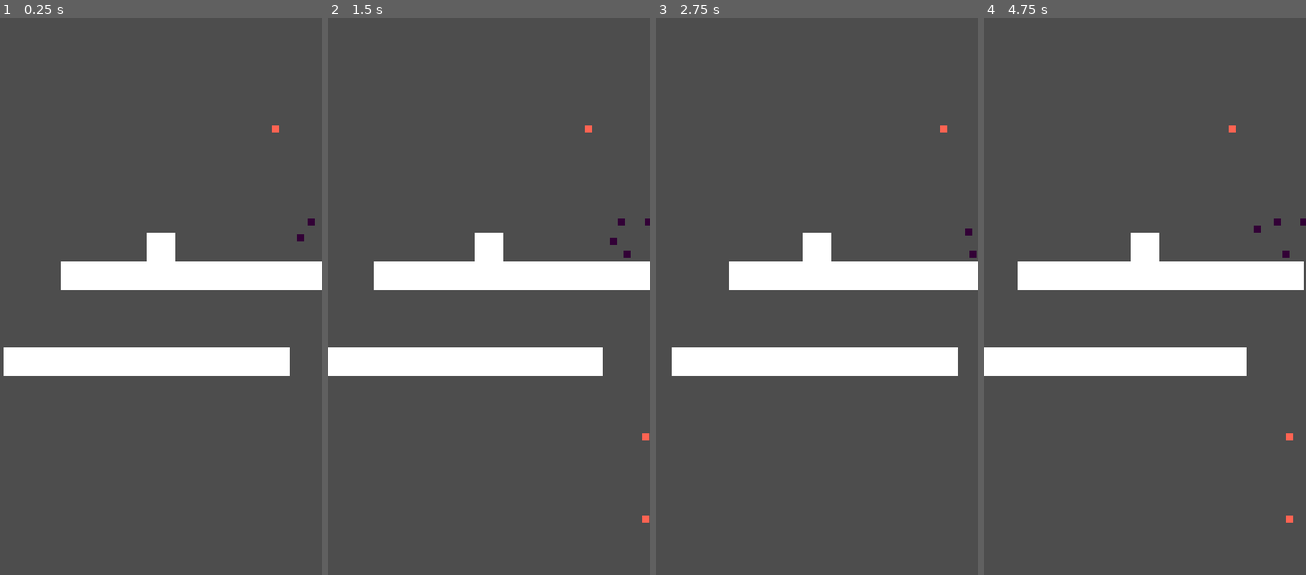
Above: before the commit, frames 1-4 (left to right).
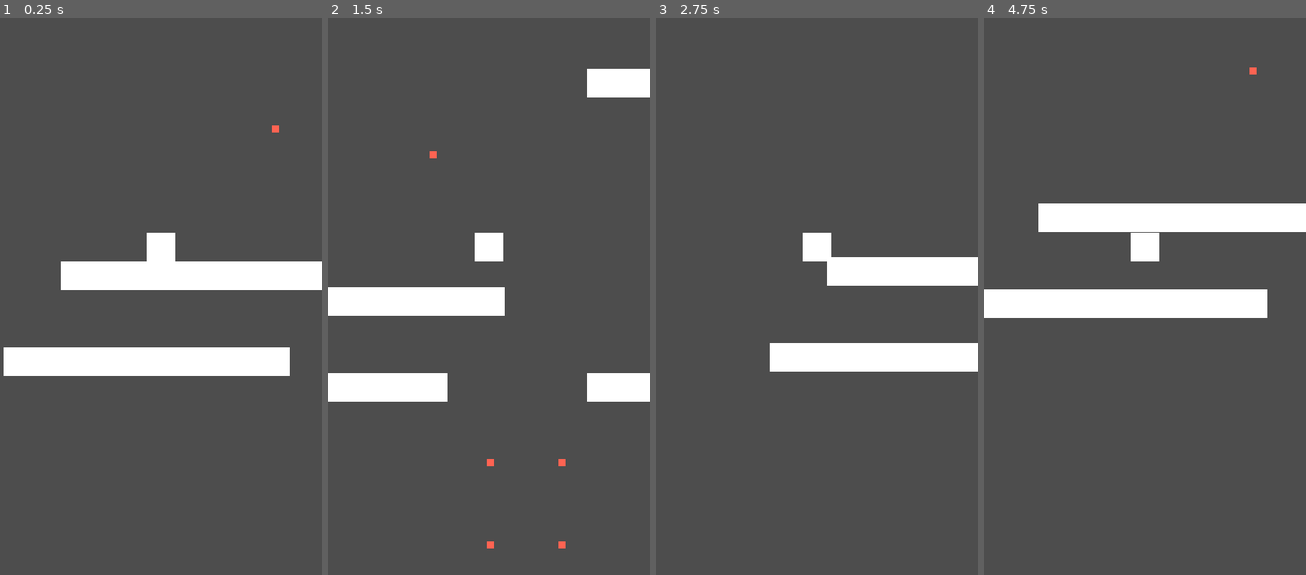
Above: after the commit, the same moments.

Repository: TylerPelaez/Sprouts
Game: Godot game, scene res://Levels/TylerTest.tscn
The game is run twice, just before and just after one commit, with the same random seed, the same clock (stepped at 60 frames per second) and the same inputs. This scene is started directly instead of the project's main scene.
Inputs:
- Up to frame 1 (0.25 s): no input
- Up to frame 2 (1.5 s): hold E (Hit Switch) 0.53-1.28 s; hold D (Right) from 0.53 s (still down); tap Space (Jump) at 0.77 s; tap E (Hit Switch) at 1.35 s
- Up to frame 3 (2.75 s): tap Space (Jump) at 1.52 s; release D (Right) at 2.03 s; hold A (Left) from 2.03 s (still down); hold E (Hit Switch) from 2.03 s (still down)
- Up to frame 4 (4.75 s): release A (Left) at 2.78 s; release E (Hit Switch) at 2.78 s; hold D (Right) 2.78-4.28 s; tap E (Hit Switch) at 2.85, 4.35 s; tap Space (Jump) at 3.02, 3.77, 4.52 s; hold E (Hit Switch) 3.53-4.28 s; hold A (Left) from 4.28 s (still down)

The runs differ from the first frame. In frame 1, less than 0.1% of the frame differs, in the area x 92-98%, y 35-41%; in frame 2, 15%; in frame 3, 5.1%; in frame 4, 18%, in the area x 0-100%, y 8-91%.

Commit message:
Add first pass dialog UI

Diff:
--- a/Dialog/ExampleDialog.json
+++ b/Dialog/ExampleDialog.json
@@ -4,7 +4,7 @@
 	},
 	{
 		"text": "I can even change my face",
-		"icon": "res://Art/White.png"
+		"icon": "res://Art/Test/TestChickpea2.png"
 	},
 	{
 		"text": "I am the best bean."
--- a/Levels/TylerTest.tscn
+++ b/Levels/TylerTest.tscn
@@ -9,15 +9,18 @@
 [ext_resource type="PackedScene" uid="uid://dwr0wpdjf27gt" path="res://Prefabs/Switch.tscn" id="5_n852e"]
 [ext_resource type="PackedScene" uid="uid://cg03aepviau41" path="res://Prefabs/LevelEnd.tscn" id="6_htsaq"]
 [ext_resource type="PackedScene" uid="uid://cr5myk64gyok3" path="res://Prefabs/InteractableCompanion.tscn" id="9_o51mv"]
-[ext_resource type="PackedScene" uid="uid://sm5n8ljv3sdn" path="res://Prefabs/BatTest.tscn" id="10_ylfpf"]
+[ext_resource type="Script" path="res://Scripts/UIController.gd" id="11_o3pxj"]
+[ext_resource type="Texture2D" uid="uid://cwa1mktwt6kv8" path="res://Art/Test/TestChickpea1.png" id="12_pcicj"]
+[ext_resource type="Theme" uid="uid://cy8uik3hm8t3u" path="res://UITheme.tres" id="12_qnqxo"]
 
 [sub_resource type="RectangleShape2D" id="RectangleShape2D_irls3"]
 size = Vector2(64, 64)
 
 [node name="TylerTest" type="Node2D"]
+process_mode = 1
 script = ExtResource("1_60dag")
 player_has_companion = false
-next_level = "res://Levels/Loki_test.tscn"
+next_level = "res://Levels/AirLevel1.tscn"
 
 [node name="Camera2D" type="Camera2D" parent="."]
 position = Vector2(96, 288)
@@ -169,8 +172,77 @@
 position = Vector2(736, 480)
 dialog_file_path = "res://Dialog/ExampleDialog.json"
 
-[node name="Node2D" parent="." instance=ExtResource("10_ylfpf")]
-position = Vector2(232, -72)
-num_bats = 20
+[node name="CanvasLayer" type="CanvasLayer" parent="."]
+process_mode = 3
+script = ExtResource("11_o3pxj")
+
+[node name="DialogContainer" type="Control" parent="CanvasLayer"]
+process_mode = 3
+visible = false
+layout_mode = 3
+anchors_preset = 15
+anchor_right = 1.0
+anchor_bottom = 1.0
+grow_horizontal = 2
+grow_vertical = 2
+theme = ExtResource("12_qnqxo")
+
+[node name="NinePatchRect" type="NinePatchRect" parent="CanvasLayer/DialogContainer"]
+layout_mode = 1
+anchors_preset = -1
+anchor_left = 0.2
+anchor_top = 0.45
+anchor_right = 0.8
+anchor_bottom = 0.8
+grow_horizontal = 2
+texture = ExtResource("2_qan4b")
+
+[node name="MarginContainer" type="MarginContainer" parent="CanvasLayer/DialogContainer/NinePatchRect"]
+layout_mode = 1
+anchors_preset = 15
+anchor_right = 1.0
+anchor_bottom = 1.0
+grow_horizontal = 2
+grow_vertical = 2
+theme_override_constants/margin_left = 15
+theme_override_constants/margin_top = 15
+theme_override_constants/margin_right = 15
+theme_override_constants/margin_bottom = 15
+
+[node name="TextureRect" type="TextureRect" parent="CanvasLayer/DialogContainer/NinePatchRect/MarginContainer"]
+layout_mode = 2
+size_flags_horizontal = 3
+size_flags_vertical = 3
+texture = ExtResource("12_pcicj")
+expand_mode = 4
+
+[node name="DialogTextRect" type="NinePatchRect" parent="CanvasLayer/DialogContainer"]
+layout_mode = 1
+anchors_preset = -1
+anchor_left = 0.1
+anchor_top = 0.85
+anchor_right = 0.9
+anchor_bottom = 0.95
+grow_horizontal = 2
+grow_vertical = 0
+texture = ExtResource("2_qan4b")
+
+[node name="MarginContainer" type="MarginContainer" parent="CanvasLayer/DialogContainer/DialogTextRect"]
+layout_mode = 1
+anchors_preset = 15
+anchor_right = 1.0
+anchor_bottom = 1.0
+grow_horizontal = 2
+grow_vertical = 2
+theme_override_constants/margin_left = 20
+theme_override_constants/margin_top = 10
+theme_override_constants/margin_right = 20
+theme_override_constants/margin_bottom = 10
+
+[node name="DialogText" type="RichTextLabel" parent="CanvasLayer/DialogContainer/DialogTextRect/MarginContainer"]
+layout_mode = 2
+bbcode_enabled = true
+text = "Testing My Text... What do you think?"
+fit_content = true
 
 [editable path="Environment/Ground/MovingPlatform"]
--- a/PathSpawner.gd
+++ /dev/null
@@ -1,19 +0,0 @@
-extends Path2D
-
-var timer = 0
-var spawnTime = 5
-var follower = preload("res://Prefabs/BatTest.tscn")
-@export var move_speed := 400.0
-var flySpeed = 40
-var child_node = get_child(0)
-
-
-func _physics_process(delta: float) -> void:
-	$Path2D/PathFollow2D.progress += move_speed * delta
-	timer = timer + delta
-	if (timer > spawnTime):
-		var newFollower = follower.get_instance_id()
-		add_child(newFollower)
-# Called every frame. 'delta' is the elapsed time since the previous frame.
-#func _process(delta):
-	#pass
--- a/Scripts/InteractableCompanion.gd
+++ b/Scripts/InteractableCompanion.gd
@@ -1,10 +1,12 @@
 extends Sprite2D
 class_name InteractableCompanion
 
-signal start_dialog(dialog_file_path: String)
+signal start_dialog(interactable: InteractableCompanion, dialog_file_path: String)
 
 @export_file var dialog_file_path
 var player_is_in: bool = false
+
+var complete = false
 
 func _on_area_2d_body_entered(body):
 	player_is_in = true
@@ -15,5 +17,5 @@
 func _input(event):
 	if dialog_file_path == null:
 		printerr("Null Dialog File!")
-	if event.is_action_pressed("Hit Switch") and player_is_in:
-		start_dialog.emit(dialog_file_path)
+	if event.is_action_pressed("Hit Switch") and player_is_in and !complete:
+		start_dialog.emit(self, dialog_file_path)
--- a/Scripts/LevelController.gd
+++ b/Scripts/LevelController.gd
@@ -12,6 +12,7 @@
 
 var player: Player
 var companion: Companion
+var ui_controller: UIController
 
 var gravity_direction: Vector2 = Vector2(0, 1)
 
@@ -45,6 +46,9 @@
 		child.switch_hit.connect(_on_switch_hit)
 	elif child is InteractableCompanion:
 		child.start_dialog.connect(_on_dialog_started)
+	elif child is UIController:
+		ui_controller = child
+		ui_controller.dialog_complete.connect(on_dialog_complete)
 
 	if child.get_child_count() > 0:
 		for grandchild in child.get_children():
@@ -72,11 +76,16 @@
 			player.on_gravity_switch(gravity_direction)
 
 
-func _on_dialog_started(dialog_file_path: String):
+func _on_dialog_started(caller: InteractableCompanion, dialog_file_path: String):
 	var file = FileAccess.open(dialog_file_path, FileAccess.READ)
 	var text = file.get_as_text()
 	var json_data = JSON.parse_string(text)
 	if json_data == null:
 		printerr("Invalid JSON!")
-	for entry in json_data:
-		print_debug(entry["text"])
+	get_tree().paused = true
+	ui_controller.set_dialog_data(json_data)
+	caller.complete = true
+	caller.queue_free()
+
+func on_dialog_complete():
+	get_tree().paused = false
--- /dev/null
+++ b/Scripts/UIController.gd
@@ -0,0 +1,31 @@
+extends CanvasLayer
+class_name UIController
+
+signal dialog_complete
+
+@onready var dialog_container = $DialogContainer
+@onready var dialog_text = $DialogContainer/DialogTextRect/MarginContainer/DialogText
+@onready var dialog_image = $DialogContainer/NinePatchRect/MarginContainer/TextureRect
+
+var default_icon = preload("res://Art/Test/TestChickpea1.png")
+var dialog_data = []
+var dialog_index = 0
+
+func set_dialog_data(data: Array):
+	dialog_data = data
+	dialog_index = 0
+	dialog_container.visible = true
+	show_dialog(dialog_data[dialog_index])
+
+func show_dialog(data: Dictionary):
+	dialog_text.text = data["text"]
+	dialog_image.texture = load(data["icon"]) if data.has("icon") else default_icon
+
+func _input(event):
+	if event.is_action_pressed("Hit Switch") and dialog_container.visible:
+		dialog_index += 1
+		if dialog_index >= dialog_data.size():
+			dialog_complete.emit()
+			dialog_container.visible = false
+		else:
+			show_dialog(dialog_data[dialog_index])
--- /dev/null
+++ b/UITheme.tres
@@ -0,0 +1,9 @@
+[gd_resource type="Theme" load_steps=2 format=3 uid="uid://cy8uik3hm8t3u"]
+
+[ext_resource type="FontFile" uid="uid://n2ucbn5g7j22" path="res://Oxygen-Regular.ttf" id="1_428p6"]
+
+[resource]
+default_font = ExtResource("1_428p6")
+default_font_size = 40
+Label/colors/font_color = Color(0, 0, 0, 1)
+RichTextLabel/colors/default_color = Color(0, 0, 0, 1)
Binary file added: Art/Test/TestChickpea1.png
Not shown, added: Art/Test/TestChickpea1.png.import
Binary file added: Art/Test/TestChickpea2.png
Not shown, added: Art/Test/TestChickpea2.png.import
Not shown: 1 places in Levels/TylerTest.tscn that only renumber resources
Binary file added: Oxygen-Regular.ttf
Not shown, added: Oxygen-Regular.ttf.import
